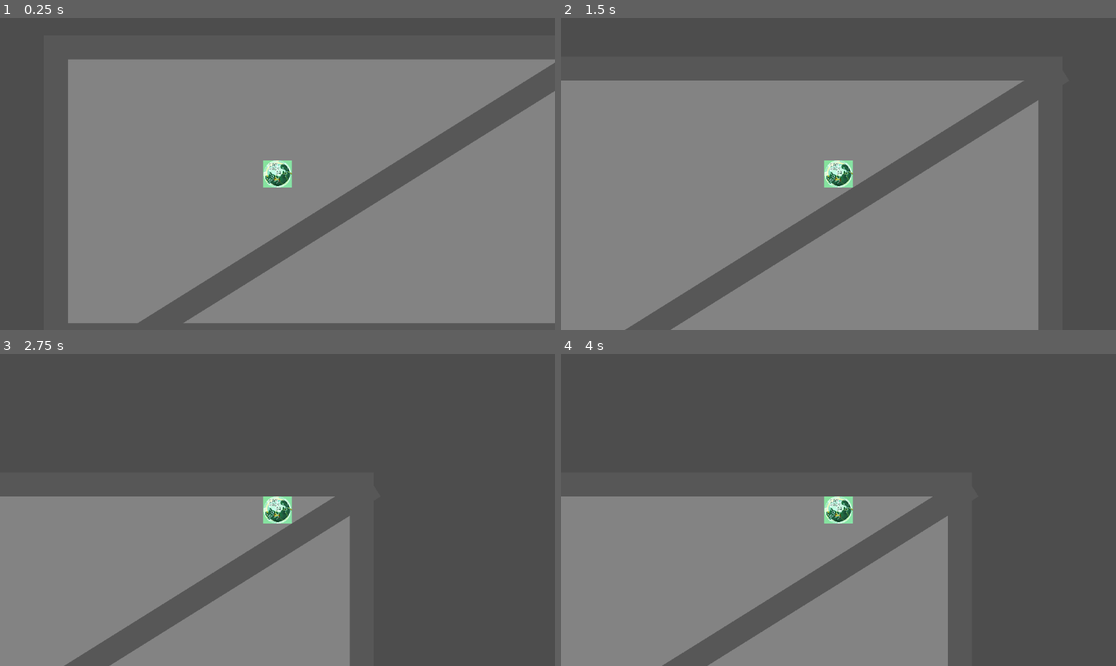
Above: before the commit, frames 1-4 (two rows, left to right).
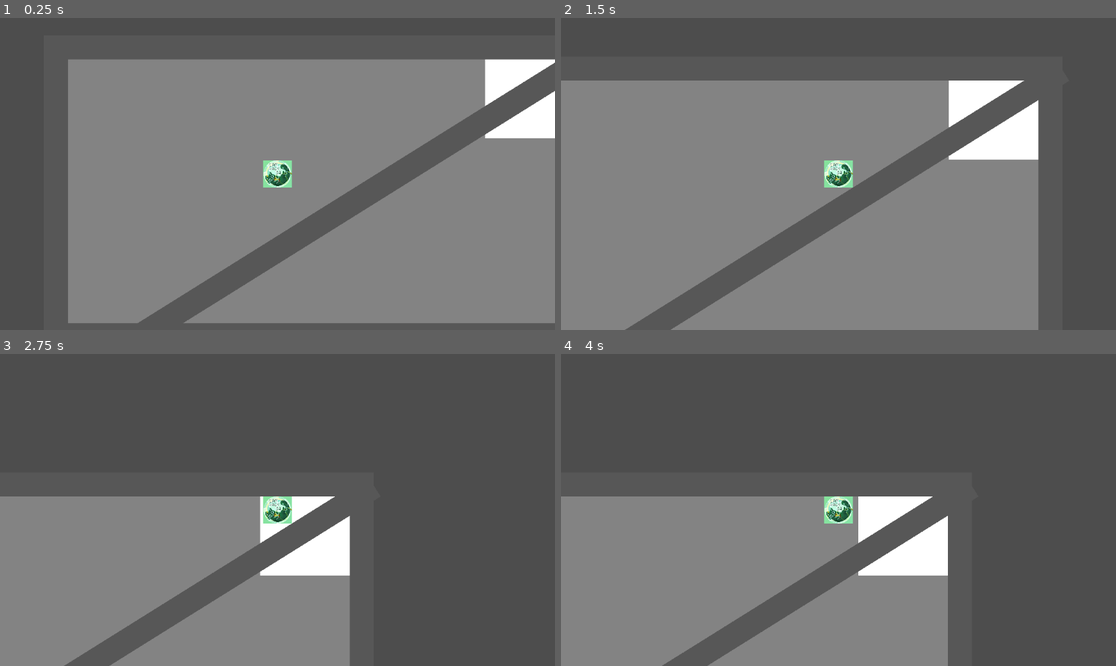
Above: after the commit, the same moments.

Repository: AmirH32/Bot-Or-Not
Game: Godot game, scene res://scenes/world.tscn
Two runs of this game, one before a commit and one after it. Both use one fixed random seed, a clock stepped at 60 frames per second and the inputs below.
Inputs:
- Up to frame 1 (0.25 s): no input
- Up to frame 2 (1.5 s): tap Enter at 0.5 s; hold Right (ui_right) 0.53-1.28 s; hold Down (ui_down) from 1.28 s (still down)
- Up to frame 3 (2.75 s): release Down (ui_down) at 2.03 s; hold Right (ui_right) from 2.03 s (still down)
- Up to frame 4 (4 s): release Right (ui_right) at 2.78 s; hold Up (ui_up) 2.78-3.53 s; tap Space at 3.5 s; hold Left (ui_left) from 3.53 s (still down)

The runs differ from the first frame. In frame 1, 2.1% of the frame differs, in the area x 87-100%, y 13-39%; in frame 2, 2.7%, in the area x 69-87%, y 20-46%; in frame 3, 2.3%; in frame 4, 2.7%.

Commit message:
Add background colour

Diff:
--- a/scenes/win_area.tscn
+++ b/scenes/win_area.tscn
@@ -20,5 +20,23 @@
 [node name="CollisionShape2D" type="CollisionShape2D" parent="EnemyDetect"]
 shape = SubResource("RectangleShape2D_n3mqa")
 
+[node name="Control" type="Control" parent="."]
+layout_mode = 3
+offset_left = -25.0
+offset_top = -25.0
+offset_right = 25.0
+offset_bottom = 25.0
+grow_horizontal = 2
+grow_vertical = 2
+
+[node name="ColorRect" type="ColorRect" parent="Control"]
+layout_mode = 1
+anchors_preset = 15
+anchor_right = 1.0
+anchor_bottom = 1.0
+grow_horizontal = 2
+grow_vertical = 2
+
 [connection signal="body_entered" from="." to="." method="_on_player_entered"]
+[connection signal="body_exited" from="." to="." method="_on_player_exited"]
 [connection signal="body_entered" from="EnemyDetect" to="." method="_on_enemy_entered"]
